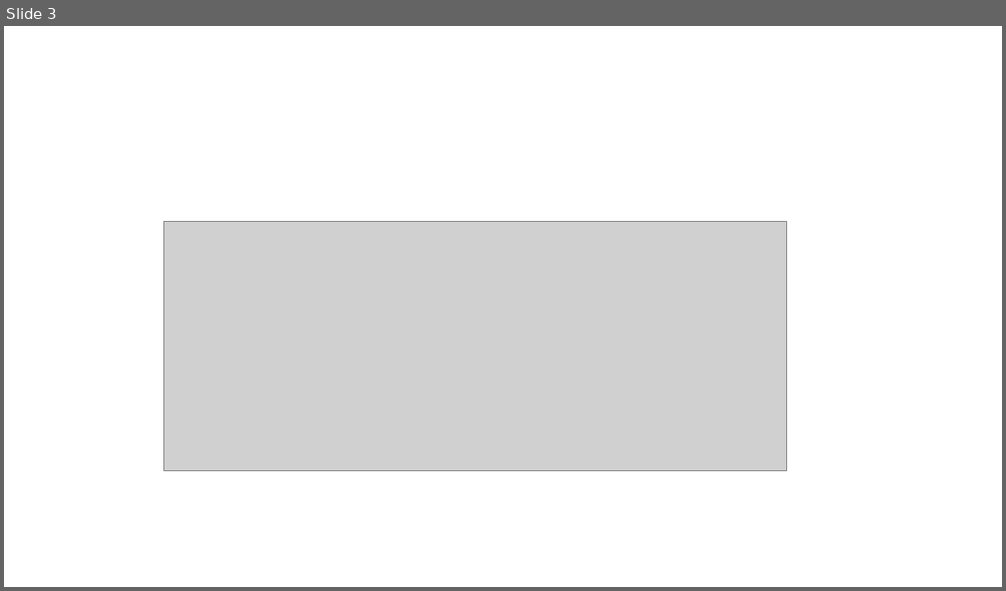
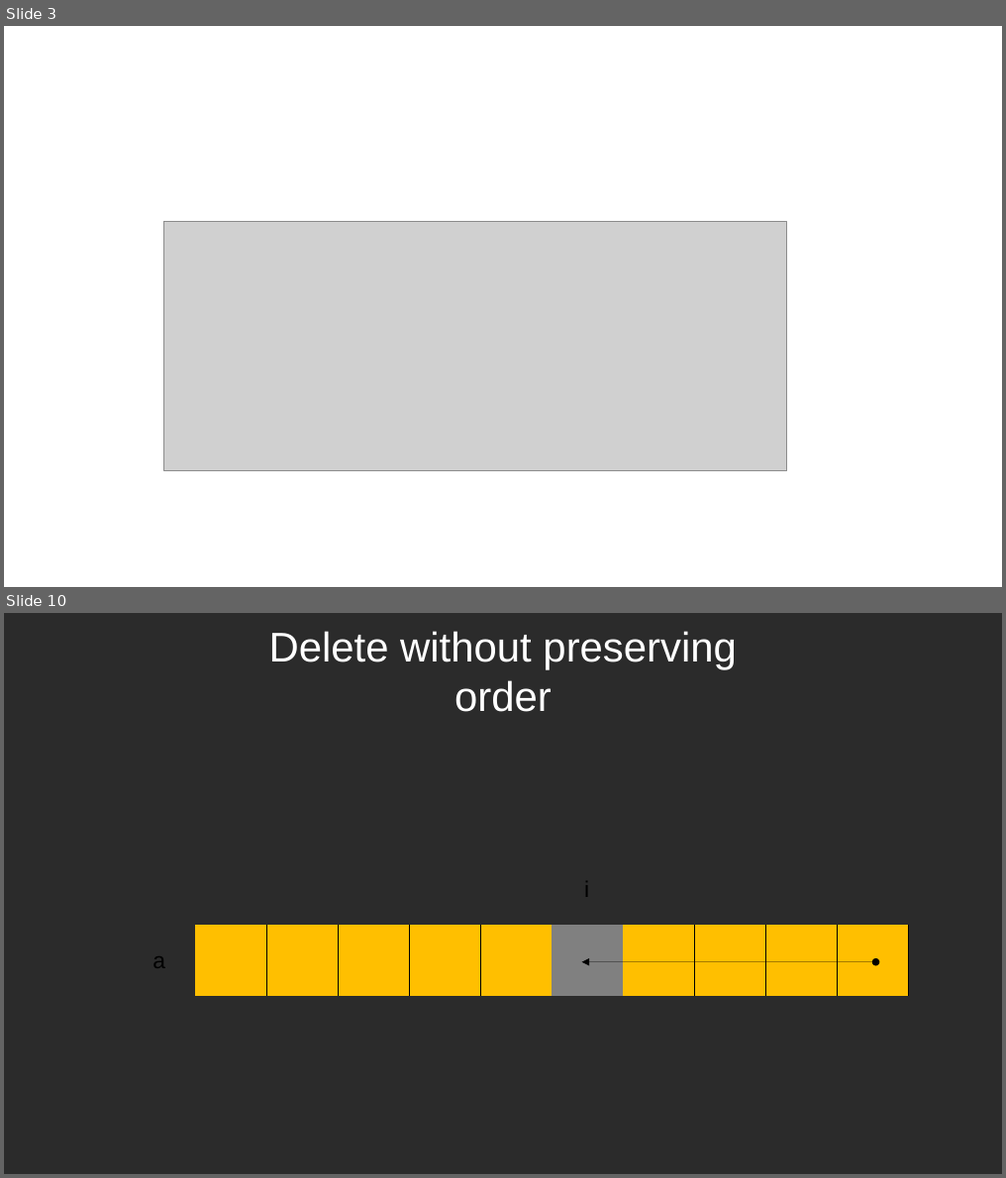
Before and after one commit to oneleo/golang-cht, a slide deck: images/images.odp. Shown one above the other, each under a label of ours: slide 3 before the commit, slides 3 and 10 after it; the slides between them are not shown. The pictures are 1006x591 and 1006x1178 pixels, drawn with LibreOffice and Linux fonts; fonts in the diff are those of the drawing; grey boxes stand for pictures; background and template pictures are left out; a plain dark background stands for a picture behind light text. Boxes give left, top, right and bottom in pixels: in the first picture for what was removed or moved away, otherwise in the second. Text is boxed around its words. In the diff, an @@ line names an element or a change of style, - is before the commit and + after.

```diff
--- a/images/images.odp
+++ b/images/images.odp
@@ slide 10 added at (x1=4, y1=613, x2=1002, y2=1174), background picture (left out) @@
@@ title added at (x1=269, y1=631, x2=737, y2=712), 33 pt, text #FFFFFF @@
+Delete without preserving order
@@ table added at (x1=124, y1=711, x2=911, y2=1067), 5 rows, 11 columns @@
+ |  |  |  |  |  |  |  |  |  | 
+ |  |  |  |  |  |  |  |  |  | 
+ |  |  |  |  |  | i |  |  |  | 
+a |  |  |  |  |  |  |  |  |  | 
+ |  |  |  |  |  |  |  |  |  | 
@@ double arrow added from (876, 962) to (582, 962), #000000 0 pt @@
```
Also in this commit, not shown: 10 other slides added.
